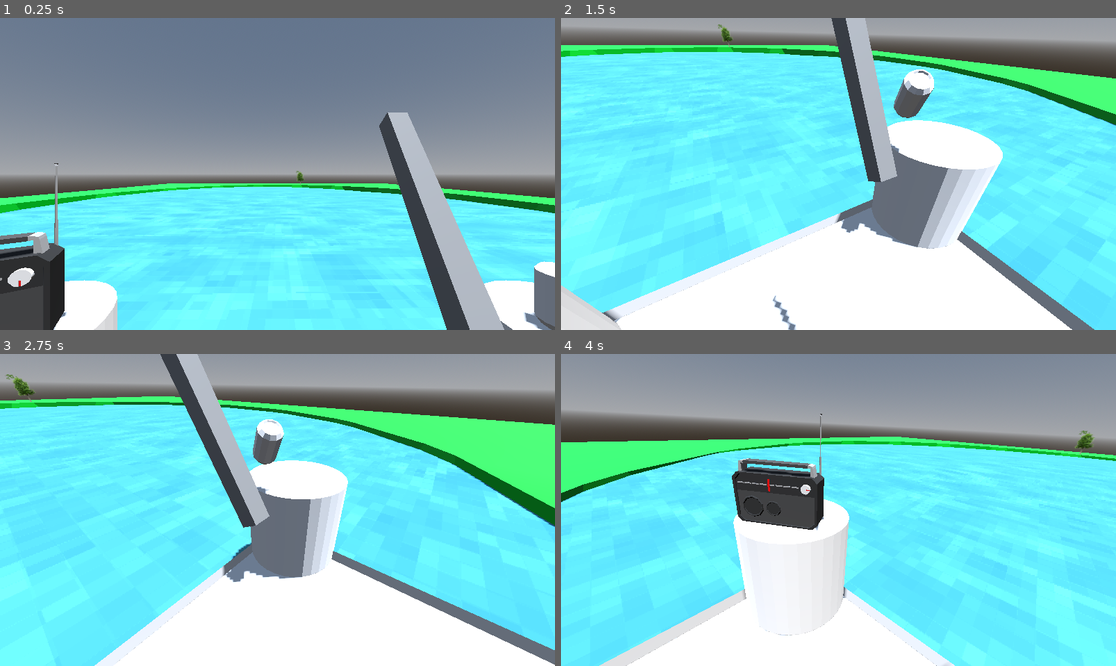
Above: before the commit, frames 1-4 (two rows, left to right).
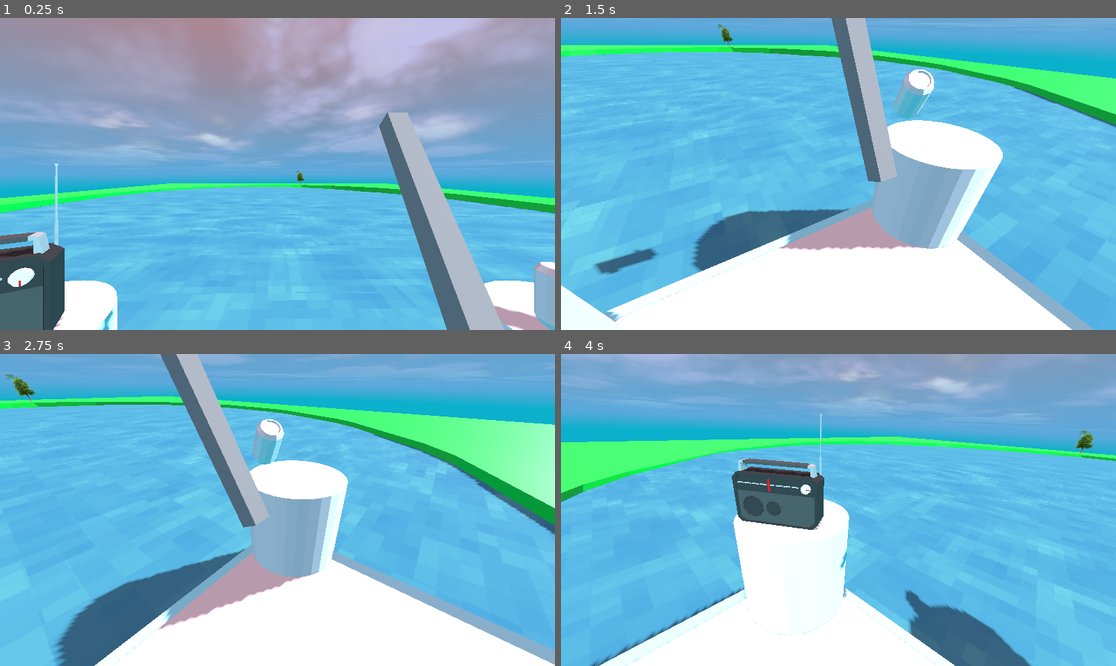
Above: after the commit, the same moments.

Repository: Herodegon/GMTK_2026
Game: Godot game, scene res://scenes/world.tscn
Same seed, same stepped clock (60 frames per second), same inputs: the game is played once before the commit and once after it. Sound files missing from this copy of the repository are replaced by a short silence.
Inputs:
- Up to frame 1 (0.25 s): no input
- Up to frame 2 (1.5 s): hold D (right) 0.53-1.28 s; hold E (interact) 0.53-1.28 s; hold S (down) from 1.28 s (still down); tap E (interact) at 1.35 s
- Up to frame 3 (2.75 s): release S (down) at 2.03 s; hold D (right) from 2.03 s (still down); hold E (interact) from 2.03 s (still down)
- Up to frame 4 (4 s): release D (right) at 2.78 s; release E (interact) at 2.78 s; hold W (up) 2.78-3.53 s; tap E (interact) at 2.85 s; hold A (left) from 3.53 s (still down); hold E (interact) from 3.53 s (still down)

The runs differ from the first frame. In frame 1, 93% of the frame differs, in the area x 0-100%, y 0-100%; in frame 2, 76%; in frame 3, 79%; in frame 4, 83%.

Commit message:
asteroid prototype

Diff:
--- a/scenes/world.tscn
+++ b/scenes/world.tscn
@@ -1,5 +1,6 @@
 [gd_scene format=3 uid="uid://bc12fhlv6oogj"]
 
+[ext_resource type="Shader" uid="uid://c8ef64s0815i5" path="res://assets/shaders/sky.gdshader" id="1_4mrxx"]
 [ext_resource type="PackedScene" uid="uid://ck5lenyq7mwgt" path="res://scenes/player.tscn" id="1_nnsk1"]
 [ext_resource type="Shader" uid="uid://dk3sqrori0yc6" path="res://assets/shaders/water_shader.gdshader" id="2_rwgxs"]
 [ext_resource type="Texture2D" uid="uid://tlcvb4dk52vw" path="res://assets/sprites/44_128x128.png" id="3_4wyf3"]
@@ -7,11 +8,41 @@
 [ext_resource type="Texture2D" uid="uid://cop2q3jl40x72" path="res://assets/sprites/tree.png" id="5_71j4m"]
 [ext_resource type="PackedScene" uid="uid://s4qt08baqykk" path="res://scenes/radio.tscn" id="6_qfnet"]
 [ext_resource type="PackedScene" uid="uid://cx511b2r3d43t" path="res://scenes/beer.tscn" id="7_i7141"]
+[ext_resource type="Script" uid="uid://46iaxlfy07o" path="res://scripts/asteroid.gd" id="9_7r4gi"]
 
-[sub_resource type="ProceduralSkyMaterial" id="ProceduralSkyMaterial_rwgxs"]
+[sub_resource type="ShaderMaterial" id="ShaderMaterial_31xl2"]
+shader = ExtResource("1_4mrxx")
+shader_parameter/day_top_color = Color(0.911662, 0.59460527, 0.5901943, 1)
+shader_parameter/day_bottom_color = Color(0.4, 0.8, 1, 1)
+shader_parameter/sunset_top_color = Color(0.9823807, 0.5861489, 0.4191698, 1)
+shader_parameter/sunset_bottom_color = Color(0.78760725, 0.17210707, 0.07210132, 1)
+shader_parameter/night_top_color = Color(0.02, 0, 0.04, 1)
+shader_parameter/night_bottom_color = Color(0.1, 0, 0.2, 1)
+shader_parameter/horizon_color = Color(0, 0.7, 0.8, 1)
+shader_parameter/horizon_blur = 0.05
+shader_parameter/sun_color = Color(10, 8, 1, 1)
+shader_parameter/sun_sunset_color = Color(10, 0, 0, 1)
+shader_parameter/sun_size = 0.2
+shader_parameter/sun_blur = 10.0
+shader_parameter/moon_color = Color(1, 0.95, 0.7, 1)
+shader_parameter/moon_size = 0.06
+shader_parameter/moon_blur = 0.1
+shader_parameter/clouds_edge_color = Color(0.8, 0.8, 0.98, 1)
+shader_parameter/clouds_top_color = Color(1, 1, 1, 1)
+shader_parameter/clouds_middle_color = Color(0.92, 0.92, 0.98, 1)
+shader_parameter/clouds_bottom_color = Color(0.83, 0.83, 0.94, 1)
+shader_parameter/clouds_speed = 2.0
+shader_parameter/clouds_direction = 0.2
+shader_parameter/clouds_scale = 1.0
+shader_parameter/clouds_cutoff = 0.3
+shader_parameter/clouds_fuzziness = 0.5
+shader_parameter/clouds_weight = 0.0
+shader_parameter/clouds_blur = 0.25
+shader_parameter/stars_speed = 1.0
+shader_parameter/overwritten_time = 0.0
 
 [sub_resource type="Sky" id="Sky_nnsk1"]
-sky_material = SubResource("ProceduralSkyMaterial_rwgxs")
+sky_material = SubResource("ShaderMaterial_31xl2")
 
 [sub_resource type="Environment" id="Environment_wnsco"]
 background_mode = 2
@@ -45,13 +76,20 @@
 [sub_resource type="StandardMaterial3D" id="StandardMaterial3D_nnsk1"]
 albedo_color = Color(0.36078432, 0.70980394, 0.33333334, 1)
 
+[sub_resource type="SphereMesh" id="SphereMesh_kac4t"]
+radius = 256.0
+height = 512.0
+radial_segments = 32
+rings = 16
+
 [node name="World" type="Node3D" unique_id=803202408]
 
 [node name="WorldEnvironment" type="WorldEnvironment" parent="." unique_id=1598877520]
 environment = SubResource("Environment_wnsco")
 
 [node name="Sun" type="DirectionalLight3D" parent="." unique_id=1065809548]
-transform = Transform3D(0.73947954, -0.65024096, 0.17423151, -4.721209e-09, 0.2588191, 0.9659258, -0.67317903, -0.71428245, 0.19139144, 0, 0, 0)
+transform = Transform3D(0.6629002, 0.096789956, 0.7424253, -0.6671599, 0.5263976, 0.52707064, -0.33979556, -0.8447114, 0.4135233, 0, 0, 0)
+light_energy = 0.5
 shadow_enabled = true
 
 [node name="Player" parent="." unique_id=390882609 instance=ExtResource("1_nnsk1")]
@@ -79,3 +117,12 @@
 
 [node name="Beer" parent="." unique_id=1067645362 instance=ExtResource("7_i7141")]
 transform = Transform3D(1, 0, 0, 0, 1, 0, 0, 0, 1, 2.861028, -0.23782977, -2.0249205)
+
+[node name="Asteroid" type="CSGMesh3D" parent="." unique_id=1563115331 node_paths=PackedStringArray("target")]
+transform = Transform3D(1, 0, 0, 0, 1, 0, 0, 0, 1, 1916.84, 2295.8308, -1685.385)
+mesh = SubResource("SphereMesh_kac4t")
+script = ExtResource("9_7r4gi")
+target = NodePath("../AsteroidTarget")
+
+[node name="AsteroidTarget" type="Node3D" parent="." unique_id=880185536]
+transform = Transform3D(1, 0, 0, 0, 1, 0, 0, 0, 1, 89.08541, 26.138794, -330.89178)
--- /dev/null
+++ b/scripts/asteroid.gd
@@ -0,0 +1,7 @@
+extends CSGMesh3D
+
+@export var target: Node3D
+
+func _ready():
+	var tween = get_tree().create_tween()
+	tween.tween_property(self, "global_position", target.global_position, 10.0 * 60.0)
Not shown, added: scripts/asteroid.gd.uid
